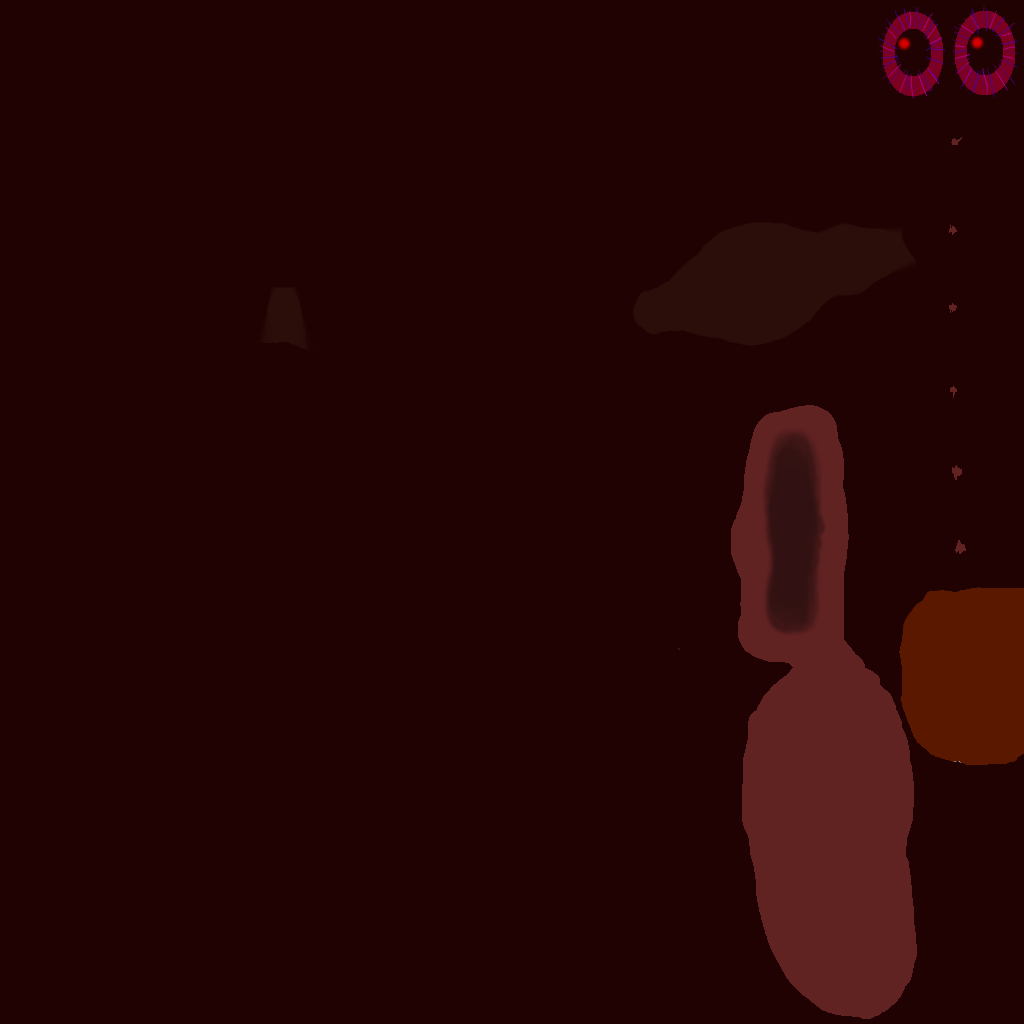
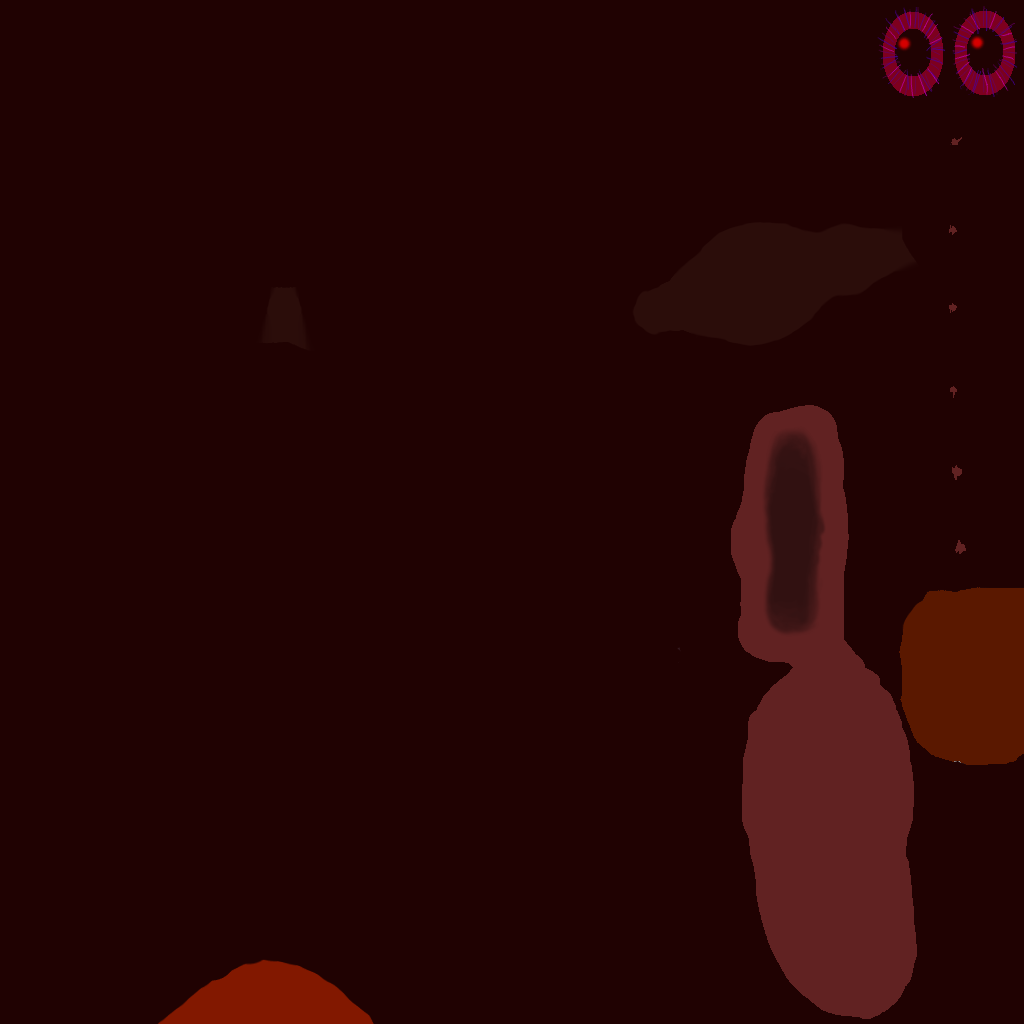
The second 1024 × 1024 image is a revision of the first. Changes to its layers:
added layer "trident_gloss.png" above "inside_beak" over [157, 959, 374, 1024]
